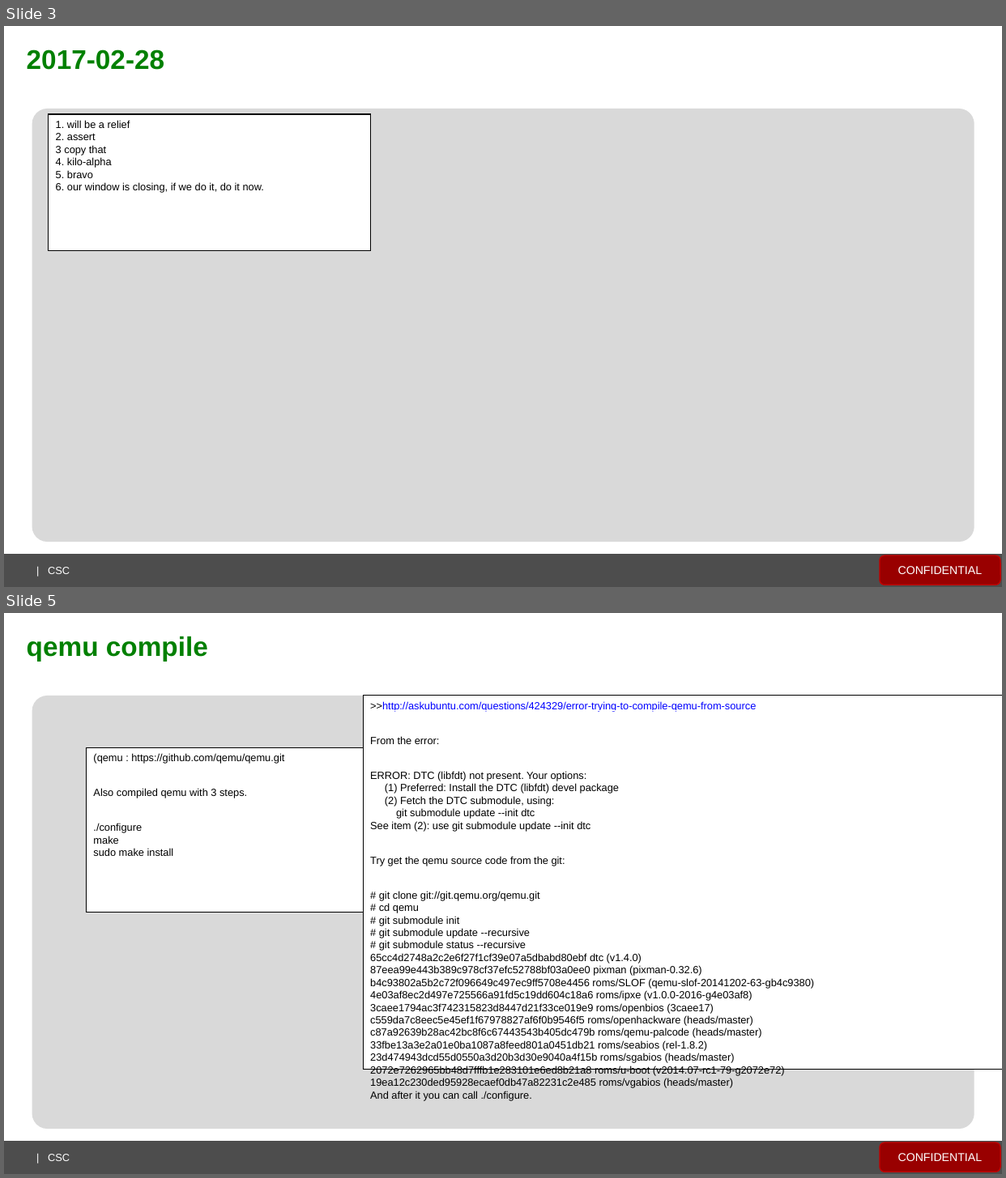
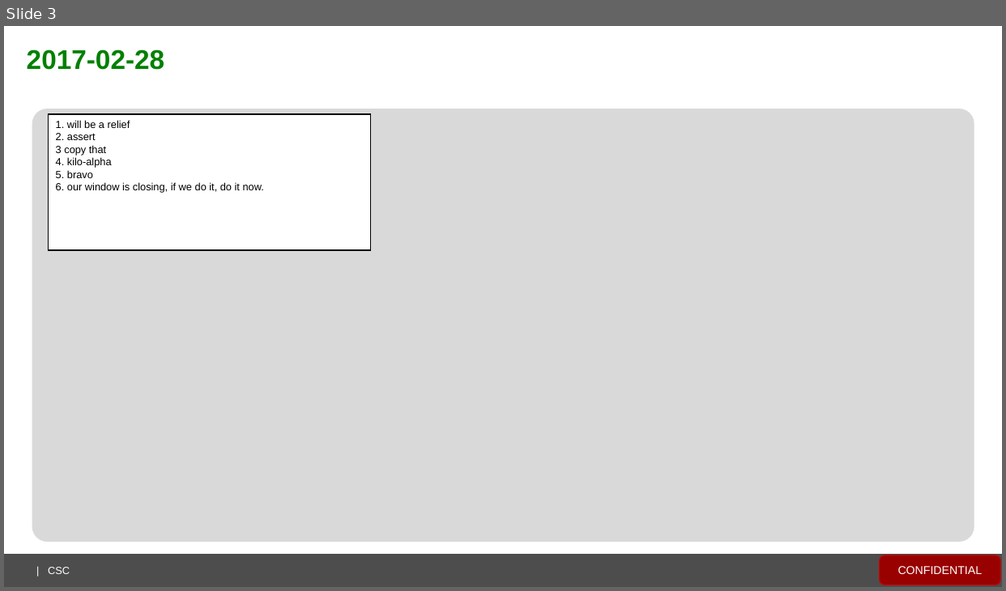
Before and after one commit to spartacus429496/everyday_note, a slide deck: everyday_note.pptx. Shown one above the other, each under a label of ours: slides 3 and 5 before the commit, slide 3 after it; the slides between them are not shown. The pictures are 1006x1178 and 1006x591 pixels, drawn with LibreOffice and Linux fonts; fonts in the diff are those of the drawing; background and template pictures are left out. Boxes give left, top, right and bottom in pixels: in the first picture for what was removed or moved away, otherwise in the second. Text is boxed around its words. In the diff, an @@ line names an element or a change of style, - is before the commit and + after.

```diff
--- a/everyday_note.pptx
+++ b/everyday_note.pptx
@@ slide 5 removed at box(4, 613, 1002, 1174), background #FFFFFF; not listed: 4 template elements that a slide beside it also shows @@
@@ text removed at box(27, 636, 208, 662) @@
-qemu compile
@@ rectangle removed at box(363, 696, 1002, 1069) @@
->>http://askubuntu.com/questions/424329/error-trying-to-compile-qemu-from-source
-From the error:
-ERROR: DTC (libfdt) not present. Your options:
-(1) Preferred: Install the DTC (libfdt) devel package
-(2) Fetch the DTC submodule, using:
-git submodule update --init dtc
-See item (2): use git submodule update --init dtc
-Try get the qemu source code from the git:
-# git clone git://git.qemu.org/qemu.git
-# cd qemu
-# git submodule init
-# git submodule update --recursive
-# git submodule status --recursive
-65cc4d2748a2c2e6f27f1cf39e07a5dbabd80ebf dtc (v1.4.0)
-87eea99e443b389c978cf37efc52788bf03a0ee0 pixman (pixman-0.32.6)
-b4c93802a5b2c72f096649c497ec9ff5708e4456 roms/SLOF (qemu-slof-20141202-63-gb4c9380)
-4e03af8ec2d497e725566a91fd5c19dd604c18a6 roms/ipxe (v1.0.0-2016-g4e03af8)
-3caee1794ac3f742315823d8447d21f33ce019e9 roms/openbios (3caee17)
-c559da7c8eec5e45ef1f67978827af6f0b9546f5 roms/openhackware (heads/master)
-c87a92639b28ac42bc8f6c67443543b405dc479b roms/qemu-palcode (heads/master)
-33fbe13a3e2a01e0ba1087a8feed801a0451db21 roms/seabios (rel-1.8.2)
-23d474943dcd55d0550a3d20b3d30e9040a4f15b roms/sgabios (heads/master)
-2072e7262965bb48d7fffb1e283101e6ed8b21a8 roms/u-boot (v2014.07-rc1-79-g2072e72)
-19ea12c230ded95928ecaef0db47a82231c2e485 roms/vgabios (heads/master)
-And after it you can call ./configure.
@@ rectangle removed at box(87, 747, 677, 912) @@
-(qemu : https://github.com/qemu/qemu.git
-Also compiled qemu with 3 steps.
-./configure
-make
-sudo make install
```
Also in this commit, not shown: 12 slides changed, 4 slides added, 3 other slides removed.
